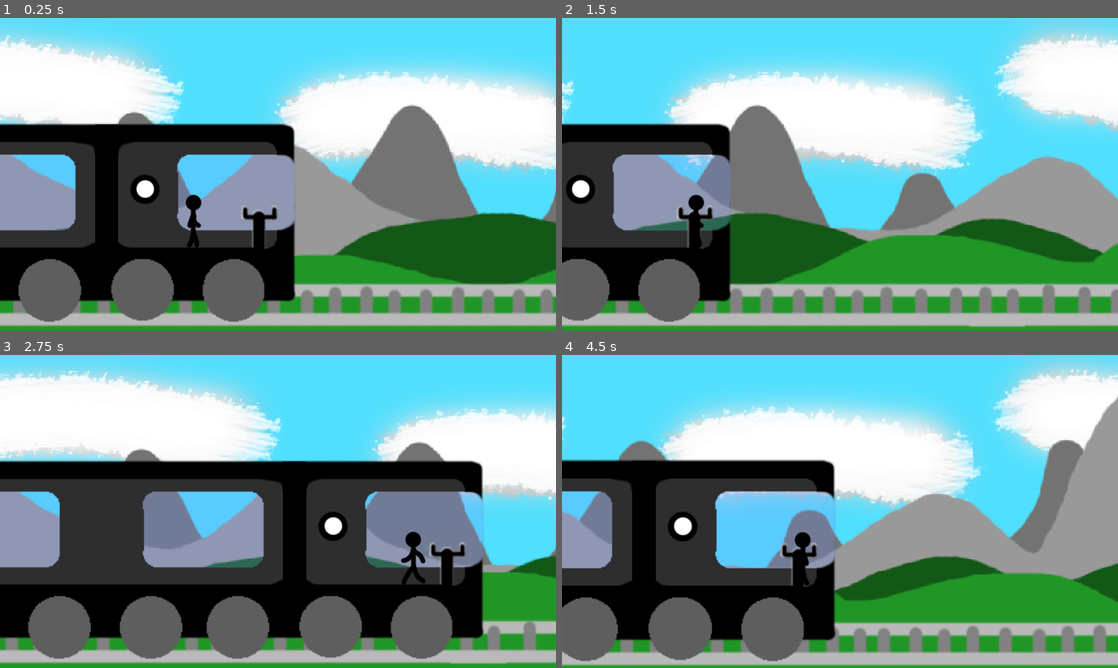
Above: before the commit, frames 1-4 (two rows, left to right).
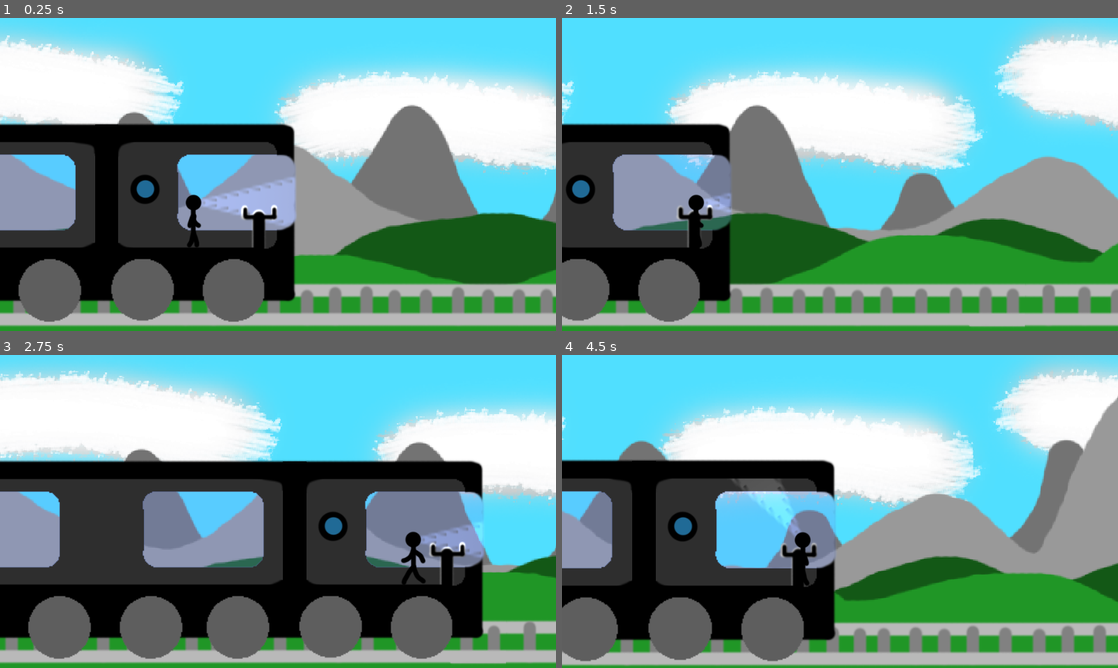
Above: after the commit, the same moments.

Repository: cullumi/unseen-passenger
Game: Godot game, scene res://Main.tscn
Two runs of this game, one before a commit and one after it. Both use one fixed random seed, a clock stepped at 60 frames per second and the inputs below.
Inputs (mouse positions are in pixels of both pictures, inside the frame that each line leads up to):
- Up to frame 1 (0.25 s): no input
- Up to frame 2 (1.5 s): move the mouse to (962, 158) at 0.52 s; hold Space (player_interact) 0.53-1.28 s; hold D (move_right) from 0.53 s (still down); move the mouse to (728, 190) at 1.27 s; tap Down (look_down) at 1.35 s
- Up to frame 3 (2.75 s): tap Space (player_interact) at 1.55, 2.3 s; move the mouse to (333, 442) at 2.02 s; release D (move_right) at 2.03 s; hold A (move_left) from 2.03 s (still down); hold Left (look_left) from 2.03 s (still down)
- Up to frame 4 (4.5 s): move the mouse to (812, 574) at 2.77 s; release A (move_left) at 2.78 s; release Left (look_left) at 2.78 s; hold D (move_right) 2.78-4.28 s; tap Right (look_right) at 2.85 s; tap Space (player_interact) at 3.05, 3.8 s; move the mouse to (1006, 558) at 3.52 s; hold Up (look_up) 3.53-4.28 s; move the mouse to (673, 464) at 4.27 s; hold A (move_left) from 4.28 s (still down); right-click (673, 464) at 4.35 s

The runs differ from the first frame. In frame 1, 1.5% of the frame differs, in the area x 24-54%, y 50-67%; in frame 2, 0.3%; in frame 3, 0.9%; in frame 4, 0.9%.

Commit message:
Added Blinker for FocusDetector, Added Unlocked state to buttons,
+ Blinker script can be used on any objects attach to Upper or Lower.
+ Blue Unlocked light added to Buttons
+ Renamed state names for Button lights.

Diff:
--- a/The Unseen Passenger/Audio/SoundPlayer.gd
+++ b/The Unseen Passenger/Audio/SoundPlayer.gd
@@ -11,7 +11,7 @@
 var max_distance = 1000
 var attenuation = 1
 var autoplay = false
-var volume_db = 0
+var volume_db = -5
 
 var sounds:Array
 var looping:bool = false
--- a/The Unseen Passenger/Main.tscn
+++ b/The Unseen Passenger/Main.tscn
@@ -149,7 +149,7 @@
 target_path = NodePath("../TrainDoor1")
 valid_trigger_groups = {
 "close": [ "director", "passenger", "player" ],
-"open": [ "director", "passenger", "player" ]
+"open": [ "director", "passenger" ]
 }
 
 [node name="DoorButton2" parent="Train" groups=[
--- /dev/null
+++ b/The Unseen Passenger/Parts/Characters/Blinker.gd
@@ -0,0 +1,19 @@
+extends Node2D
+
+class_name Blinker
+
+export (float, -180, 180) var upper_open_angle = -14.5
+export (float, -180, 180) var lower_open_angle = 13.8
+export (float, -180, 180) var upper_close_angle = 0
+export (float, -180, 180) var lower_close_angle = 0
+
+onready var upper = $Upper
+onready var lower = $Lower
+
+var stage = 0
+
+func set_stage(new_stage):
+	stage = clamp(new_stage, 0, 1)
+
+	upper.rotation_degrees = lerp(upper_close_angle, upper_open_angle, stage)
+	lower.rotation_degrees = lerp(lower_close_angle, lower_open_angle, stage)
--- a/The Unseen Passenger/Parts/Characters/FocusDetector.gd
+++ b/The Unseen Passenger/Parts/Characters/FocusDetector.gd
@@ -5,10 +5,11 @@
 export (float, 0, 10) var blink_rate_max = 4
 export (float, 0, 2) var blink_scale = 1
 
+onready var blinker:Blinker = $Blinker
 onready var focus_area = $Area2D
 onready var focus_collider = $Area2D/CollisionPolygon2D
 onready var focus_cone = $FocusCone
-onready var focus_guide = $FocusGuide
+#onready var focus_guide = $FocusGuide
 onready var blink_timer:Timer = $BlinkDelayTimer
 
 var is_blinking = false
@@ -31,7 +32,7 @@
 func set_active(active:bool):
 	self.active = active
 	focus_cone.enabled = active
-	focus_guide.visible = active
+	blinker.visible = active
 	focus_collider.disabled = !active
 
 func blink():
@@ -67,7 +68,8 @@
 	var blink_stage = abs((level-0.5) * 2)
 	focus_cone.scale.y = clamp(blink_stage * blink_scale, 0.2, blink_scale)
 	focus_cone.color.a = blink_stage
-	focus_guide.scale.y = blink_stage * blink_scale
+	blinker.set_stage(blink_stage)
+#	focus_guide.scale.y = blink_stage * blink_scale
 	focus_area.scale.y = blink_stage * blink_scale
 
 func _on_Area2D_body_entered(body):
--- a/The Unseen Passenger/Parts/Characters/FocusDetector.tscn
+++ b/The Unseen Passenger/Parts/Characters/FocusDetector.tscn
@@ -1,9 +1,10 @@
-[gd_scene load_steps=5 format=2]
+[gd_scene load_steps=6 format=2]
 
 [ext_resource path="res://Textures/SightLines/SightLinesGuideBlack.png" type="Texture" id=1]
 [ext_resource path="res://Parts/Characters/FocusDetector.gd" type="Script" id=2]
 [ext_resource path="res://Textures/SightLines/SuperBigSightLines.png" type="Texture" id=3]
 [ext_resource path="res://Textures/SightLines/SingleSightline.png" type="Texture" id=4]
+[ext_resource path="res://Parts/Characters/Blinker.gd" type="Script" id=5]
 
 [node name="FocusDetector" type="Position2D"]
 script = ExtResource( 2 )
@@ -15,7 +16,13 @@
 texture_scale = 0.75
 mode = 3
 range_item_cull_mask = 2
+shadow_color = Color( 0, 0, 0, 1 )
 shadow_item_cull_mask = 2
+
+[node name="FocusCone2" type="Light2D" parent="FocusCone"]
+texture = ExtResource( 3 )
+texture_scale = 0.75
+shadow_color = Color( 0, 0, 0, 1 )
 
 [node name="OldFocusGuide" type="Sprite" parent="."]
 visible = false
@@ -24,30 +31,33 @@
 scale = Vector2( 1, -1 )
 texture = ExtResource( 1 )
 
-[node name="FocusGuide" type="Node2D" parent="."]
+[node name="Blinker" type="Node2D" parent="."]
+script = ExtResource( 5 )
 
-[node name="SingleSightline" type="Sprite" parent="FocusGuide"]
-rotation = 0.240855
-scale = Vector2( 3, 1 )
+[node name="Upper" type="Node2D" parent="Blinker"]
+rotation = -0.253073
+
+[node name="UpperSightline" type="Sprite" parent="Blinker/Upper"]
+scale = Vector2( 2.5, 1 )
 texture = ExtResource( 4 )
 centered = false
 offset = Vector2( 0, -2 )
 
-[node name="SingleSightline2" type="Sprite" parent="FocusGuide"]
-rotation = -0.253073
-scale = Vector2( 3, 1 )
+[node name="UpperRay" type="RayCast2D" parent="Blinker/Upper"]
+cast_to = Vector2( 614, 0 )
+
+[node name="Lower" type="Node2D" parent="Blinker"]
+rotation = 0.240855
+
+[node name="LowerSightline" type="Sprite" parent="Blinker/Lower"]
+scale = Vector2( 2.5, 1 )
 texture = ExtResource( 4 )
 centered = false
 offset = Vector2( 0, -2 )
 
-[node name="FocusRays" type="Node2D" parent="."]
-
-[node name="TopRay" type="RayCast2D" parent="FocusRays"]
+[node name="LowerRay" type="RayCast2D" parent="Blinker/Lower"]
 enabled = true
-cast_to = Vector2( 614.328, 150.412 )
-
-[node name="BottomRay" type="RayCast2D" parent="FocusRays"]
-cast_to = Vector2( 613.5, -158.9 )
+cast_to = Vector2( 614, 0 )
 
 [node name="Area2D" type="Area2D" parent="."]
 
--- a/The Unseen Passenger/Parts/Interactables/Button.gd
+++ b/The Unseen Passenger/Parts/Interactables/Button.gd
@@ -19,10 +19,11 @@
 const TS_TOGGLE = "toggle"
 
 # Light Options
-const L_UNLOCKED = "Automatic"
+const L_Automatic = "Automatic"
+const L_UNLOCKED = "Unlocked"
 const L_LOCKED = "Locked"
-const L_OPEN = "CanOpen"
-const L_BLOCKED = "CanClose"
+const L_OPEN = "Open"
+const L_BLOCKED = "Blocked"
 
 var is_open : bool = false
 var openable : bool = false
@@ -39,12 +40,6 @@
 	else:
 		target.instant_close()
 	update_light()
-
-#func _input(event):
-#	if (highlighted):
-#		var player_interact = event.is_action_pressed("player_interact")
-#		if (player_interact):
-#			activate()
 
 func activate():
 	if (triggerable):
--- a/The Unseen Passenger/Parts/Interactables/Button.tscn
+++ b/The Unseen Passenger/Parts/Interactables/Button.tscn
@@ -7,27 +7,33 @@
 [ext_resource path="res://Textures/Button/ButtonLightGreen.png" type="Texture" id=5]
 [ext_resource path="res://Parts/Interactables/Button.gd" type="Script" id=6]
 [ext_resource path="res://Textures/Button/ButtonHighlight.png" type="Texture" id=7]
+[ext_resource path="res://Textures/Button/ButtonLightBlue.png" type="Texture" id=8]
 
 [sub_resource type="SpriteFrames" id=1]
 animations = [ {
-"frames": [ ExtResource( 3 ) ],
-"loop": true,
-"name": "CanClose",
-"speed": 5.0
-}, {
 "frames": [ ExtResource( 1 ) ],
 "loop": true,
 "name": "Automatic",
 "speed": 5.0
 }, {
-"frames": [ ExtResource( 5 ) ],
-"loop": true,
-"name": "CanOpen",
-"speed": 5.0
-}, {
 "frames": [ ExtResource( 4 ) ],
 "loop": true,
 "name": "Locked",
+"speed": 5.0
+}, {
+"frames": [ ExtResource( 5 ) ],
+"loop": true,
+"name": "Open",
+"speed": 5.0
+}, {
+"frames": [ ExtResource( 3 ) ],
+"loop": true,
+"name": "Blocked",
+"speed": 5.0
+}, {
+"frames": [ ExtResource( 8 ) ],
+"loop": true,
+"name": "Unlocked",
 "speed": 5.0
 } ]
 
@@ -49,7 +55,7 @@
 
 [node name="ButtonLight" type="AnimatedSprite" parent="."]
 frames = SubResource( 1 )
-animation = "Automatic"
+animation = "Unlocked"
 
 [node name="CollisionShape2D" type="CollisionShape2D" parent="."]
 shape = SubResource( 2 )
--- a/The Unseen Passenger/Parts/Interactables/TrainDoor.tscn
+++ b/The Unseen Passenger/Parts/Interactables/TrainDoor.tscn
@@ -7,12 +7,16 @@
 [ext_resource path="res://Textures/Door/DoorClosed.png" type="Texture" id=5]
 [ext_resource path="res://Parts/Interactables/Door.gd" type="Script" id=6]
 
-
 [sub_resource type="SpriteFrames" id=1]
 animations = [ {
 "frames": [ ExtResource( 5 ) ],
 "loop": false,
 "name": "Closed",
+"speed": 5.0
+}, {
+"frames": [ ExtResource( 1 ) ],
+"loop": false,
+"name": "Opened",
 "speed": 5.0
 }, {
 "frames": [ ExtResource( 1 ), ExtResource( 4 ), ExtResource( 2 ), ExtResource( 3 ), ExtResource( 5 ) ],
@@ -24,18 +28,15 @@
 "loop": false,
 "name": "Opening",
 "speed": 20.0
-}, {
-"frames": [ ExtResource( 1 ) ],
-"loop": false,
-"name": "Opened",
-"speed": 5.0
 } ]
 
 [sub_resource type="RectangleShape2D" id=2]
 extents = Vector2( 17.3326, 109.74 )
 
+[sub_resource type="OccluderPolygon2D" id=3]
+polygon = PoolVector2Array( 26.9922, 6.01675, -29.0413, 6.12784, -29.0413, 71.3392, 28.2374, 71.117 )
+
 [node name="Door" type="AnimatedSprite"]
-position = Vector2( -524.023, 168.179 )
 frames = SubResource( 1 )
 animation = "Opened"
 offset = Vector2( 0, 135 )
@@ -52,6 +53,12 @@
 [node name="CollisionShape2D" type="CollisionShape2D" parent="Area2D"]
 position = Vector2( 0, 130.255 )
 shape = SubResource( 2 )
+
+[node name="LightOccluder2D" type="LightOccluder2D" parent="."]
+light_mask = 3
+scale = Vector2( -0.601638, 3.37175 )
+occluder = SubResource( 3 )
+light_mask = 3
 [connection signal="animation_finished" from="." to="." method="_on_animation_finished"]
 [connection signal="body_entered" from="Area2D" to="." method="_on_body_entered"]
 [connection signal="body_exited" from="Area2D" to="." method="_on_body_exited"]
--- a/The Unseen Passenger/project.godot
+++ b/The Unseen Passenger/project.godot
@@ -9,6 +9,11 @@
 config_version=4
 
 _global_script_classes=[ {
+"base": "Node2D",
+"class": "Blinker",
+"language": "GDScript",
+"path": "res://Parts/Characters/Blinker.gd"
+}, {
 "base": "StateFactory",
 "class": "CharFactory",
 "language": "GDScript",
@@ -170,6 +175,7 @@
 "path": "res://Char State Refactor/State/Character/walk_char_state.gd"
 } ]
 _global_script_class_icons={
+"Blinker": "",
 "CharFactory": "",
 "CharState": "",
 "Character": "",
Not shown: 1 places in The Unseen Passenger/Parts/Interactables/Button.tscn that only renumber resources
Not shown: 1 places in The Unseen Passenger/Parts/Interactables/TrainDoor.tscn that only renumber resources
Binary file added: The Unseen Passenger/Textures/Button/ButtonLightBlue.png
Not shown, added: The Unseen Passenger/Textures/Button/ButtonLightBlue.png.import
Not shown, changed: The Unseen Passenger/Textures/Indoor Objects.psd
